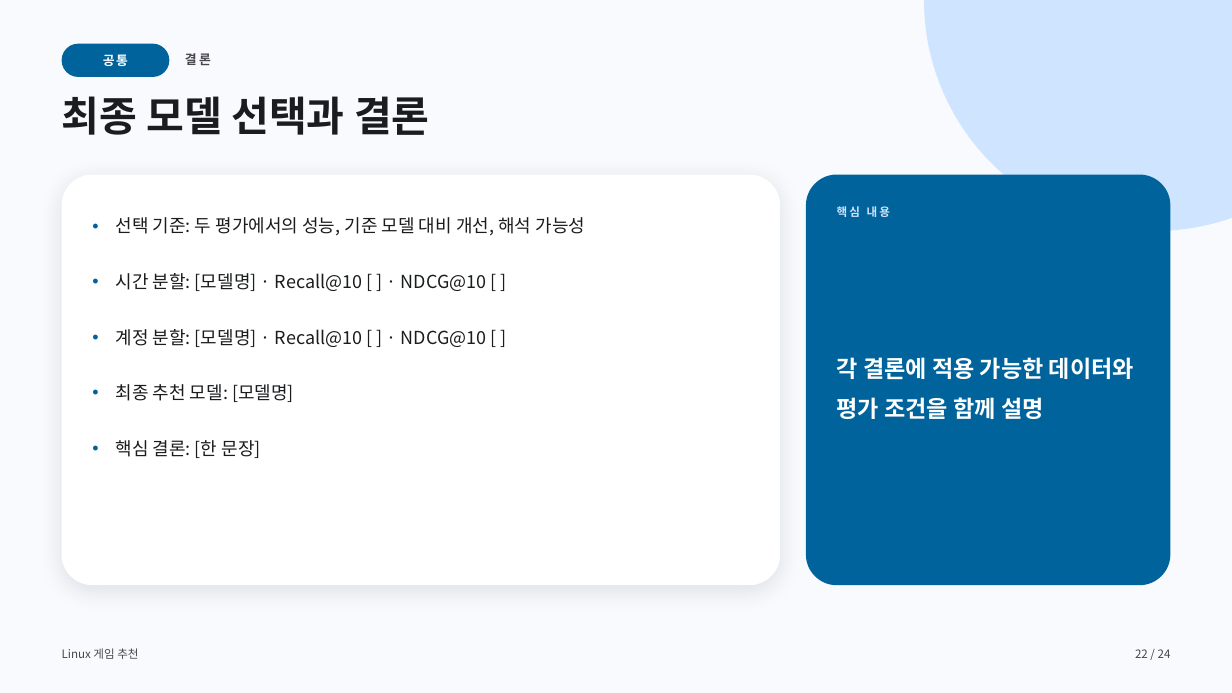
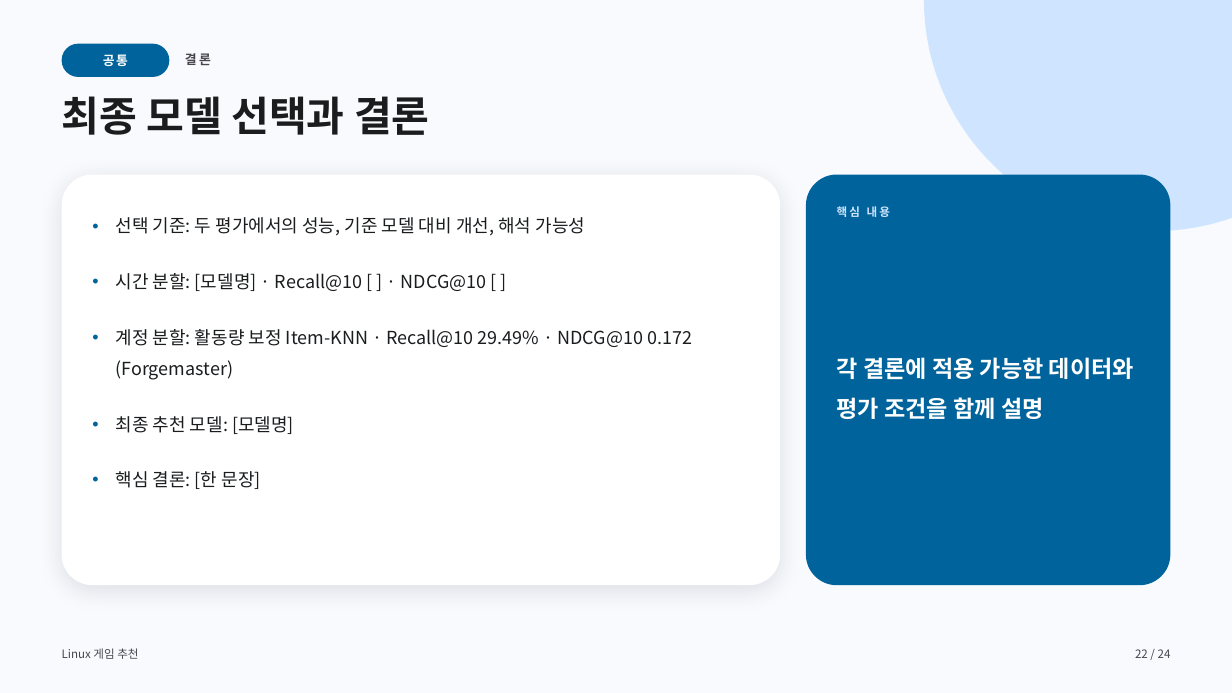
Before and after one commit to jinSeong-P/ML-game-recommendation, a slide deck: slide 22 of presentation/ML-game-recommendation-final.pptx. Drawn at 1232x693 pixels with LibreOffice and Linux fonts; fonts in the diff are those of the drawing. Boxes give left, top, right and bottom in pixels: in the first picture for what was removed or moved away, otherwise in the second. Text is boxed around its words. In the diff, an @@ line names an element or a change of style, - is before the commit and + after.

```diff
--- a/presentation/ML-game-recommendation-final.pptx
+++ b/presentation/ML-game-recommendation-final.pptx
@@ text at [115,329,692,380]: text changed @@
-• 계정 분할: [모델명] · Recall@10 [ ] · NDCG@10 [ ]
+• 계정 분할: 활동량 보정 Item-KNN · Recall@10 29.49% · NDCG@10 0.172 (Forgemaster)
```
Also in this commit, not shown: 9 other slides changed.
